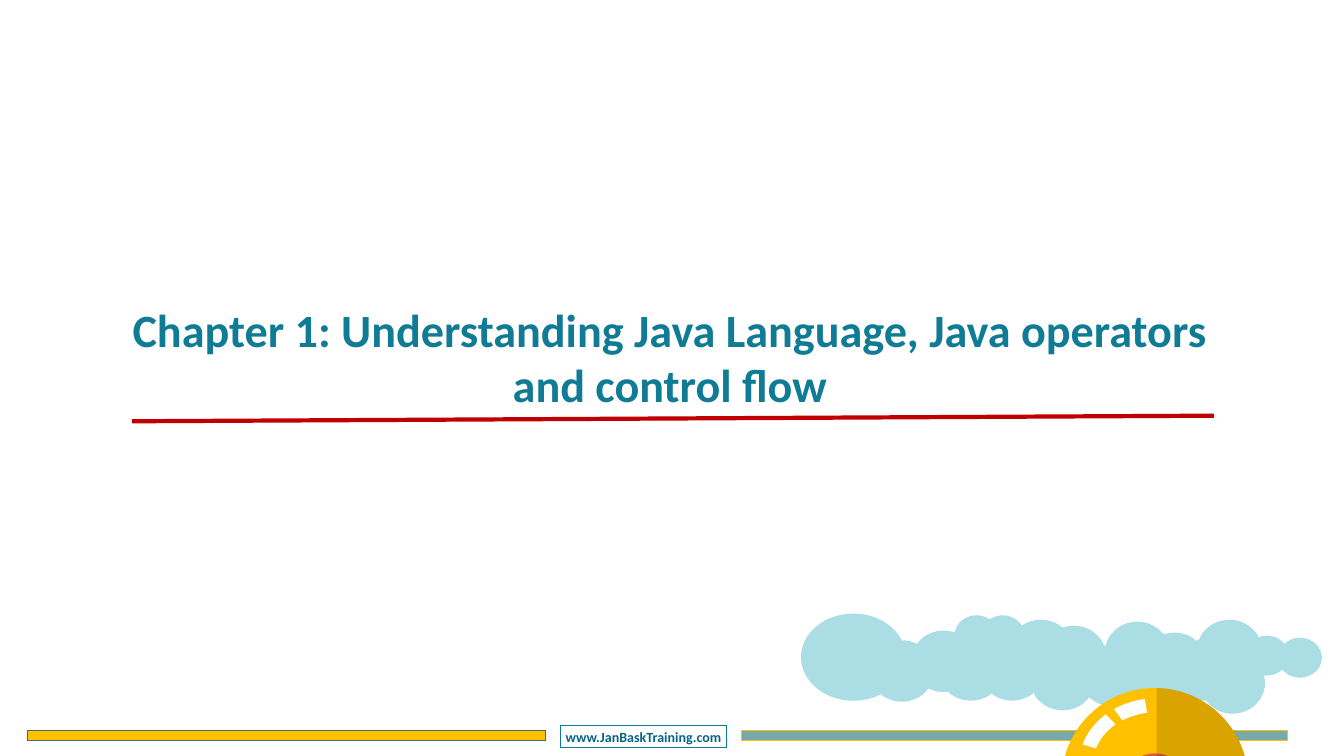
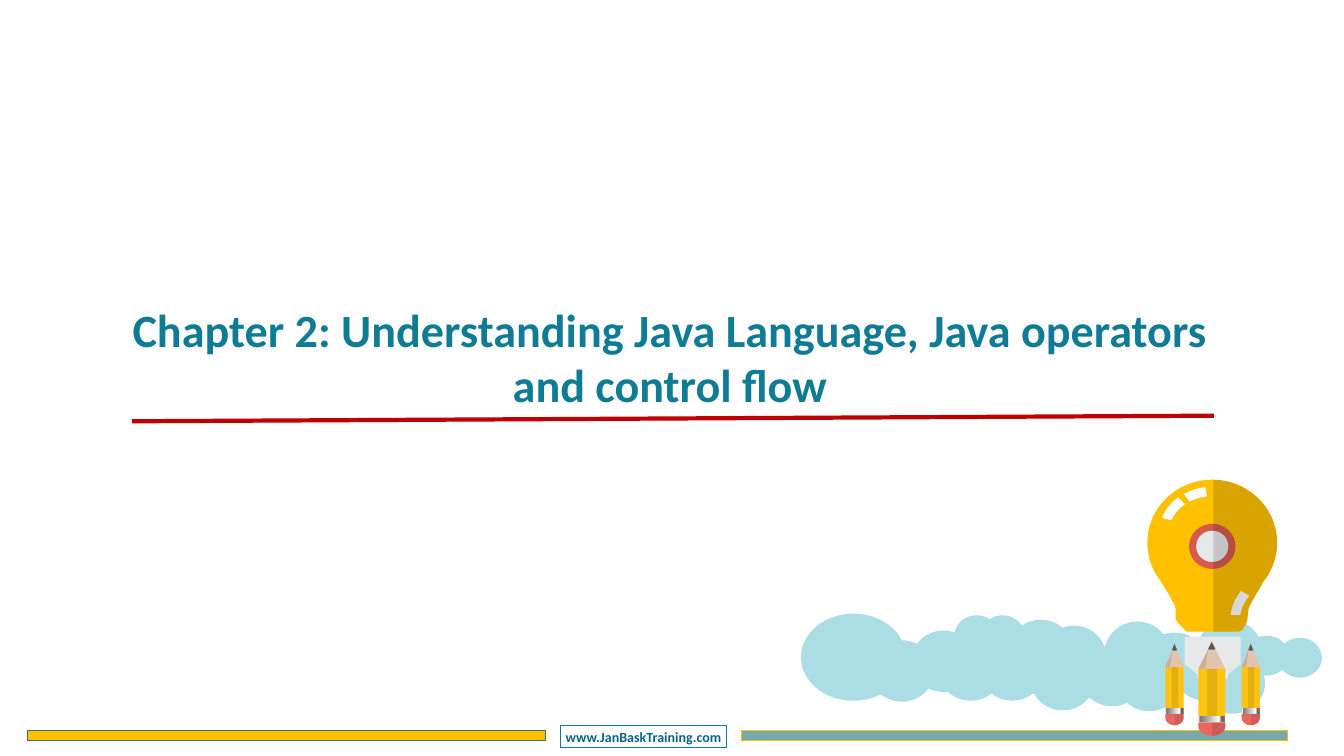
Before and after one commit to CompleteJavaTraining/JavaEssentials, a slide deck: slide 1 of slides/COREJ1/COREJ1 - Chapter2.pptx. Drawn at 1344x756 pixels with LibreOffice and Linux fonts; fonts in the diff are those of the drawing; background and template pictures are left out. Boxes give left, top, right and bottom in pixels: in the first picture for what was removed or moved away, otherwise in the second. Text is boxed around its words. In the diff, an @@ line names an element or a change of style, - is before the commit and + after.

Commit message:
finished chapter 3

```diff
--- a/slides/COREJ1/COREJ1 - Chapter2.pptx
+++ b/slides/COREJ1/COREJ1 - Chapter2.pptx
@@ text at (x1=133, y1=314, x2=1206, y2=403): text changed @@
-Chapter 1: Understanding Java Language, Java operators and control flow
+Chapter 2: Understanding Java Language, Java operators and control flow
@@ freeform shape resized from (x1=1061, y1=688, x2=1248, y2=756) to (x1=1147, y1=480, x2=1277, y2=632) @@
@@ freeform shape resized from (x1=1082, y1=715, x2=1116, y2=748) to (x1=1162, y1=497, x2=1185, y2=521) @@
@@ freeform shape resized from (x1=1114, y1=699, x2=1147, y2=721) to (x1=1184, y1=487, x2=1207, y2=502) @@
@@ freeform shape resized from (x1=1157, y1=688, x2=1248, y2=756) to (x1=1213, y1=480, x2=1277, y2=632) @@
@@ freeform shape resized from (x1=1121, y1=753, x2=1188, y2=756) to (x1=1189, y1=524, x2=1235, y2=569) @@
@@ group added at (x1=1165, y1=531, x2=1260, y2=736): 18 freeform shapes, 9 rounded rectangles @@
```
Also in this commit, not shown: 2 other slides changed, 8 other files.
